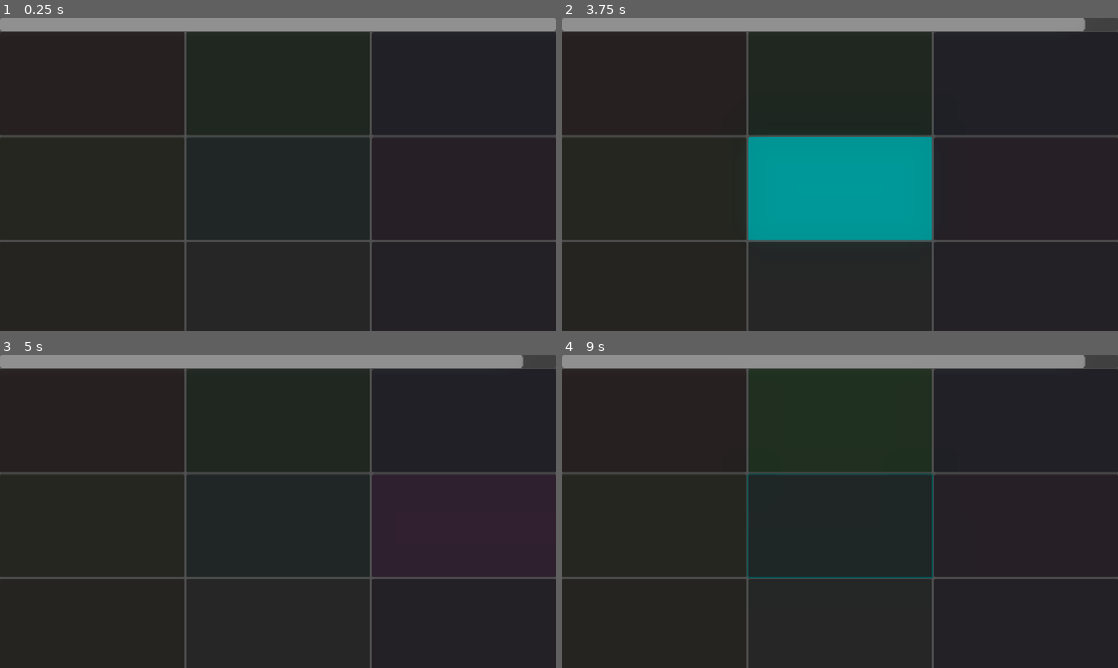
Above: before the commit, frames 1-4 (two rows, left to right).
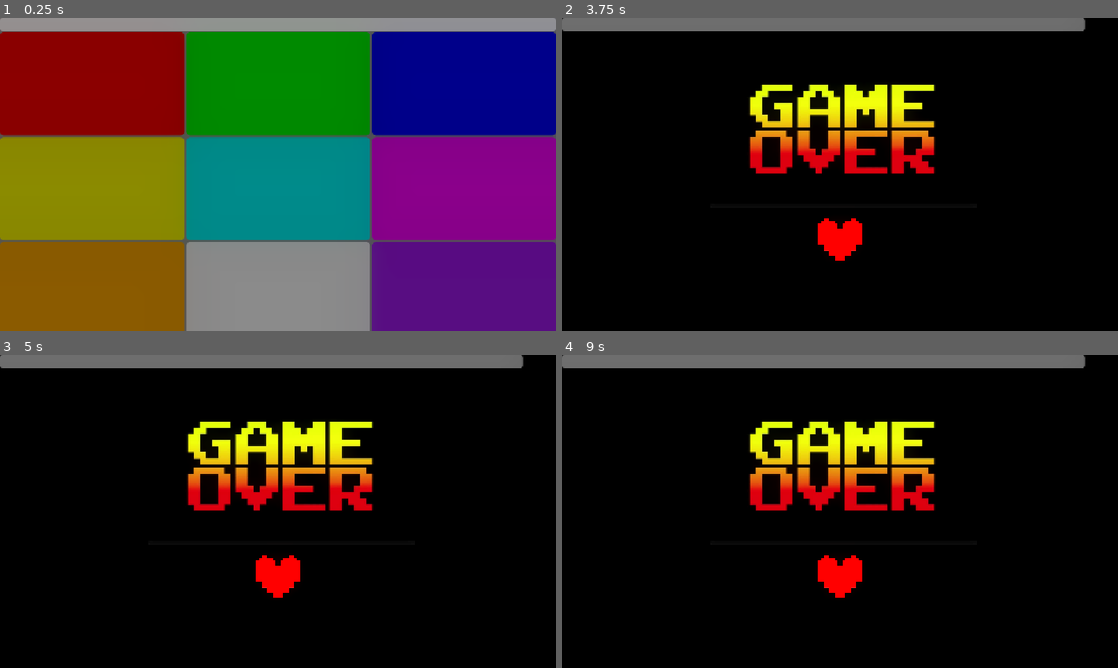
Above: after the commit, the same moments.

Repository: Mochytk/INF377-Microjuegos
Game: Godot game, scene res://Microgames/simon_says/scenes/simon_says.tscn
Two runs of this game, one before a commit and one after it. Both use one fixed random seed, a clock stepped at 60 frames per second and the inputs below. This scene is started directly instead of the project's main scene.
Inputs (mouse positions are in pixels of both pictures, inside the frame that each line leads up to):
- Up to frame 1 (0.25 s): no input
- Up to frame 2 (3.75 s): click (656, 71) at 0.5 s; click (840, 71) at 1.25 s; click (1023, 71) at 2 s; click (656, 174) at 2.75 s; click (840, 174) at 3.5 s
- Up to frame 3 (5 s): click (461, 511) at 4.25 s
- Up to frame 4 (9 s): click (656, 617) at 5 s; click (840, 617) at 5.75 s; click (1023, 617) at 6.5 s; tap Enter (ui_accept) at 7.25, 7.52, 8, 8.27, 8.75 s; move the mouse to (962, 495) at 7.27 s; hold Right (ui_right) 7.28-8.78 s; click (962, 495) at 7.42 s; move the mouse to (728, 527) at 8.02 s; move the mouse to (895, 442) at 8.77 s; hold Left (ui_left) from 8.78 s (still down)

The runs differ from the first frame. In frame 1, 94% of the frame differs, in the area x 0-100%, y 4-100%; in frame 2, 100%; in frame 3, 100%, in the area x 0-100%, y 0-100%; in frame 4, 100%.
Error before the commit: Invalid call. Nonexistent function 'end_microgame' in base 'Window'. (res://Microgames/simon_says/scripts/simon_says.gd:102)
Error after the commit: Invalid call. Nonexistent function 'end_microgame' in base 'Window'. (res://Microgames/simon_says/scripts/simon_says.gd:115)

Commit message:
Simon Dice: arregla el game over y los colores apagados
- GameOverUI recupera las texturas perdidas en el merge y ahora se muestra 1.2s al perder
- heart.png tenía el fondo cuadriculado pegado: se recorta y queda transparente
- Botones con fondo liso para que los colores se vean vivos (feedback del testing)

Co-Authored-By: Claude Sonnet 5.5 <noreply@anthropic.com>
Claude-Session: https://claude.ai/code/session_0188LrtbGebnaag5QiGckSp9

Diff:
--- a/inf-377-microjuegos/Microgames/simon_says/scenes/simon_says.tscn
+++ b/inf-377-microjuegos/Microgames/simon_says/scenes/simon_says.tscn
@@ -1,6 +1,8 @@
 [gd_scene format=3 uid="uid://bm44488j8uxuv"]
 
 [ext_resource type="Script" uid="uid://clapu3s4ph3am" path="res://Microgames/simon_says/scripts/simon_says.gd" id="1_qn4h8"]
+[ext_resource type="Texture2D" uid="uid://dugnsa6bldxwo" path="res://Microgames/simon_says/assets/game_over.jpeg" id="2_gameover"]
+[ext_resource type="Texture2D" uid="uid://moffcqbx3hgh" path="res://Microgames/simon_says/assets/heart.png" id="3_heart"]
 
 [sub_resource type="Environment" id="Environment_p1uti"]
 background_mode = 3
@@ -78,19 +80,55 @@
 
 [node name="GameOverUI" type="Control" parent="." unique_id=1403461262]
 visible = false
-anchors_preset = 0
-offset_right = 1154.0
-offset_bottom = 641.0
+layout_mode = 1
+anchors_preset = 15
+anchor_right = 1.0
+anchor_bottom = 1.0
+grow_horizontal = 2
+grow_vertical = 2
+
+[node name="Fondo" type="ColorRect" parent="GameOverUI"]
+layout_mode = 1
+anchors_preset = 15
+anchor_right = 1.0
+anchor_bottom = 1.0
+grow_horizontal = 2
+grow_vertical = 2
+color = Color(0, 0, 0, 1)
 
 [node name="GameOver" type="TextureRect" parent="GameOverUI" unique_id=1685103798]
-layout_mode = 0
-offset_right = 40.0
-offset_bottom = 40.0
+layout_mode = 1
+anchors_preset = 8
+anchor_left = 0.5
+anchor_top = 0.5
+anchor_right = 0.5
+anchor_bottom = 0.5
+offset_left = -330.0
+offset_top = -250.0
+offset_right = 330.0
+offset_bottom = 70.0
+grow_horizontal = 2
+grow_vertical = 2
+texture = ExtResource("2_gameover")
+expand_mode = 1
+stretch_mode = 5
 
 [node name="HeartIcon" type="TextureRect" parent="GameOverUI" unique_id=1782577528]
-layout_mode = 0
-offset_right = 40.0
-offset_bottom = 40.0
+layout_mode = 1
+anchors_preset = 8
+anchor_left = 0.5
+anchor_top = 0.5
+anchor_right = 0.5
+anchor_bottom = 0.5
+offset_left = -150.0
+offset_top = 90.0
+offset_right = 150.0
+offset_bottom = 180.0
+grow_horizontal = 2
+grow_vertical = 2
+texture = ExtResource("3_heart")
+expand_mode = 1
+stretch_mode = 5
 
 [node name="ProgressBar" type="ProgressBar" parent="." unique_id=1747353785]
 layout_mode = 1
--- a/inf-377-microjuegos/Microgames/simon_says/scripts/simon_says.gd
+++ b/inf-377-microjuegos/Microgames/simon_says/scripts/simon_says.gd
@@ -16,6 +16,9 @@
 var flash_time: float = 0.6
 var time_limit: float = 5.0
 
+# Qué tan oscuros se ven los botones en reposo (menos = colores más vivos)
+const REST_DARKEN := 0.5
+
 var button_colors: Array[Color] = [
 	Color.RED, Color.GREEN, Color.BLUE, Color.YELLOW, Color.CYAN,
 	Color.MAGENTA, Color.ORANGE, Color.WHITE, Color.PURPLE
@@ -31,9 +34,15 @@
 	timer_bar.max_value = time_limit
 	timer_bar.value = time_limit
 
+	# Fondo blanco liso en los botones para que el color (modulate) se vea vivo
+	var flat := StyleBoxFlat.new()
+	flat.bg_color = Color.WHITE
+	flat.set_corner_radius_all(8)
 	for i in range(buttons.size()):
+		for state in ["normal", "hover", "pressed", "focus", "disabled"]:
+			buttons[i].add_theme_stylebox_override(state, flat)
 		buttons[i].pressed.connect(_on_button_pressed.bind(i))
-		buttons[i].modulate = button_colors[i].darkened(0.6)
+		buttons[i].modulate = button_colors[i].darkened(REST_DARKEN)
 
 	start_microgame()
 
@@ -74,7 +83,7 @@
 	btn.modulate = button_colors[index] * 2.5
 
 	await get_tree().create_timer(time).timeout
-	btn.modulate = button_colors[index].darkened(0.6)
+	btn.modulate = button_colors[index].darkened(REST_DARKEN)
 
 func _on_button_pressed(index: int) -> void:
 	if not is_player_turn:
@@ -97,6 +106,10 @@
 	core.end_microgame(true, core.time_performance(used_ratio))
 
 func lose_game() -> void:
+	if game_over_ui.visible:
+		return
 	is_player_turn = false
-	# get_parent() llama al Core y ejecuta su función
+	# Muestra el GAME OVER con el corazón un momento antes de avisar al Core
+	game_over_ui.show()
+	await get_tree().create_timer(1.2).timeout
 	get_parent().end_microgame(false)
Binary file changed: inf-377-microjuegos/Microgames/simon_says/assets/heart.png
Not shown, removed: Builds/BuildWeb/.DS_Store
Not shown, removed: Builds/Windows/.DS_Store
